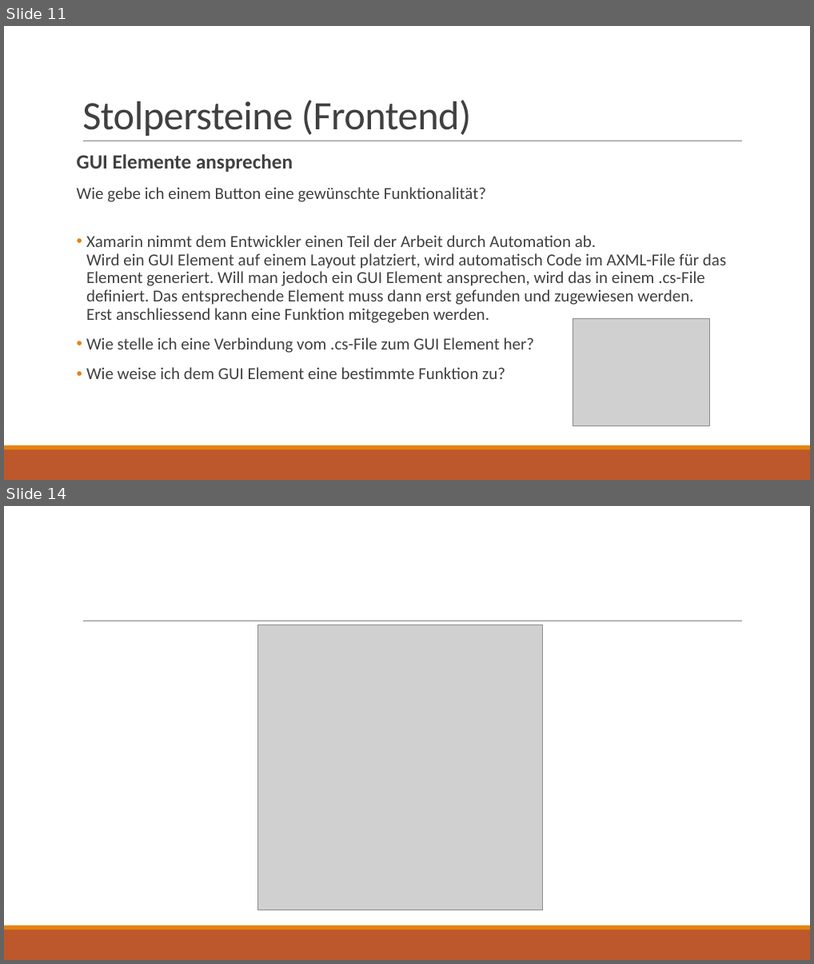
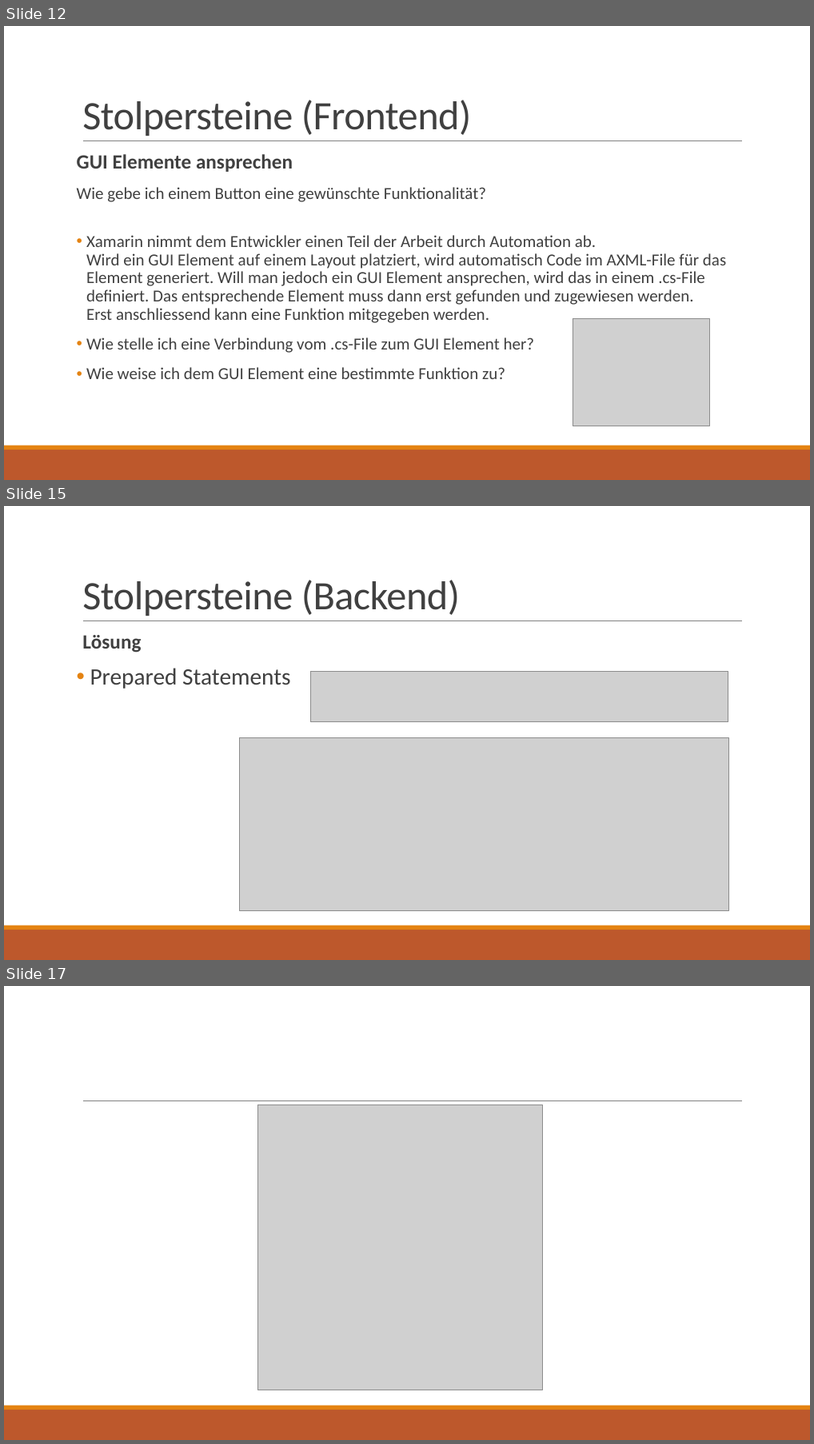
Before and after one commit to HolzbaumStudios/CookBook, a slide deck: Docs/Präsentation_Kochbuch.pptx. Shown one above the other, each under a label of ours: slides 11 and 14 before the commit, slides 12, 15 and 17 after it; the slides between them are not shown. The pictures are 814x964 and 814x1444 pixels, drawn with LibreOffice and Linux fonts; fonts in the diff are those of the drawing; grey boxes stand for pictures. Boxes give left, top, right and bottom in pixels: in the first picture for what was removed or moved away, otherwise in the second. Text is boxed around its words. In the diff, an @@ line names an element or a change of style, - is before the commit and + after.

```diff
--- a/Docs/Präsentation_Kochbuch.pptx
+++ b/Docs/Präsentation_Kochbuch.pptx
@@ slide 15 added at [4,506,810,960], background #FFFFFF; not listed: 3 template elements that a slide beside it also shows @@
@@ title added at [82,580,460,616], 48 pt, text #404040 @@
+Stolpersteine (Backend)
@@ text added at [82,635,290,688], 28 pt, text #404040 @@
+  Lösung
+• Prepared Statements
@@ picture added at [310,671,730,722] @@
@@ picture added at [239,738,729,910] @@
@@ what was slide 11 is now slide 12 @@
@@ what was slide 14 is now slide 17 @@
```
Also in this commit, not shown: 10 slides changed, 3 other slides added, 1 slide removed.
